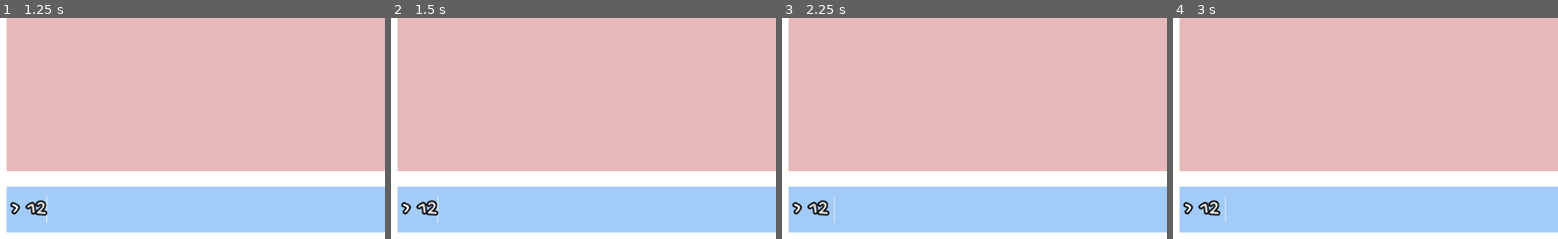
Above: before the commit, frames 1-4 (left to right).
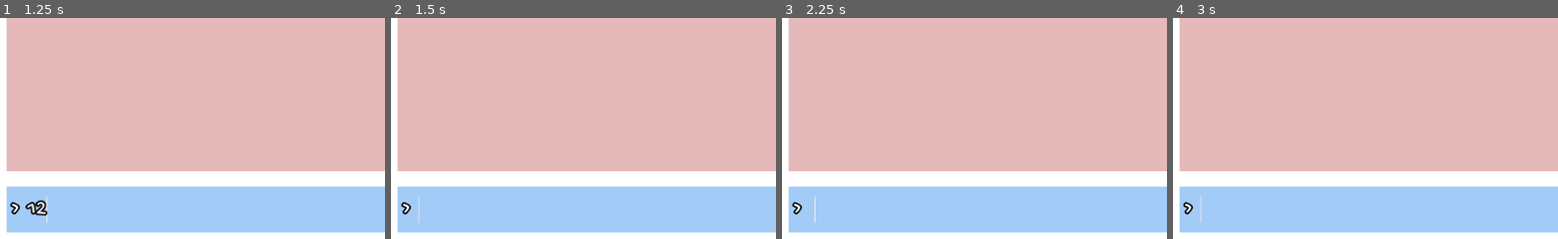
Above: after the commit, the same moments.

Repository: DesertDragen/Text-Adventure-Game
Game: Godot game, scene res://Game.tscn
Same seed, same stepped clock (60 frames per second), same inputs: the game is played once before the commit and once after it.
Inputs (mouse positions are % of the whole screen's width and height, from its top left):
- Up to frame 1 (1.25 s): click (51, 93) at 0.52 s; type "12" at 0.6 s
- Up to frame 2 (1.5 s): tap Enter at 1.25 s
- Up to frame 3 (2.25 s): tap Space at 2 s
- Up to frame 4 (3 s): tap Enter at 2.75 s
The pictures show only the part of the screen within x 0-50%, y 50-100%; the shares and areas given below are measured in that part.

Frame 1 is identical in both runs. In frame 2, 0.4% of the frame differs, in the area x 6-13%, y 80-93%; in frame 3, 0.3%; in frame 4, 0.4%, in the area x 6-14%, y 80-93%.

Commit message:
Created a new script and edited the scripts

Diff:
--- a/Game.tscn
+++ b/Game.tscn
@@ -1,7 +1,8 @@
-[gd_scene load_steps=8 format=2]
+[gd_scene load_steps=9 format=2]
 
 [ext_resource path="res://scripts/Input.gd" type="Script" id=1]
 [ext_resource path="res://fonts/gochi_hand_28.tres" type="DynamicFont" id=2]
+[ext_resource path="res://scripts/Game.gd" type="Script" id=3]
 
 [sub_resource type="StyleBoxFlat" id=1]
 bg_color = Color( 1, 1, 1, 1 )
@@ -19,6 +20,7 @@
 [node name="Game" type="Control"]
 anchor_right = 1.0
 anchor_bottom = 1.0
+script = ExtResource( 3 )
 
 [node name="Background" type="PanelContainer" parent="."]
 anchor_right = 1.0
@@ -45,6 +47,25 @@
 margin_bottom = 480.0
 size_flags_vertical = 3
 custom_styles/panel = SubResource( 2 )
+
+[node name="HistoryRows" type="VBoxContainer" parent="Background/MarginContainer/Rows/GameInfo"]
+margin_right = 984.0
+margin_bottom = 480.0
+
+[node name="InputResponse" type="VBoxContainer" parent="Background/MarginContainer/Rows/GameInfo/HistoryRows"]
+margin_right = 984.0
+margin_bottom = 72.0
+
+[node name="InputHistory" type="Label" parent="Background/MarginContainer/Rows/GameInfo/HistoryRows/InputResponse"]
+margin_right = 984.0
+margin_bottom = 34.0
+custom_fonts/font = ExtResource( 2 )
+
+[node name="Response" type="Label" parent="Background/MarginContainer/Rows/GameInfo/HistoryRows/InputResponse"]
+margin_top = 38.0
+margin_right = 984.0
+margin_bottom = 72.0
+custom_fonts/font = ExtResource( 2 )
 
 [node name="InputArea" type="PanelContainer" parent="Background/MarginContainer/Rows"]
 margin_top = 500.0
@@ -74,3 +95,6 @@
 custom_styles/normal = SubResource( 4 )
 max_length = 48
 script = ExtResource( 1 )
+
+[connection signal="text_entered" from="Background/MarginContainer/Rows/InputArea/Columns/Input" to="." method="_on_Input_text_entered"]
+[connection signal="text_entered" from="Background/MarginContainer/Rows/InputArea/Columns/Input" to="Background/MarginContainer/Rows/InputArea/Columns/Input" method="_on_Input_text_entered"]
--- /dev/null
+++ b/scripts/Game.gd
@@ -0,0 +1,5 @@
+extends Control
+
+
+func _on_Input_text_entered(new_text: String) -> void:
+	print(new_text)
--- a/scripts/Input.gd
+++ b/scripts/Input.gd
@@ -4,3 +4,8 @@
 # Called when the node enters the scene tree for the first time.
 func _ready() -> void:
 	grab_focus()
+
+
+# Clears the input field after each input
+func _on_Input_text_entered(new_text: String) -> void:
+	clear()
